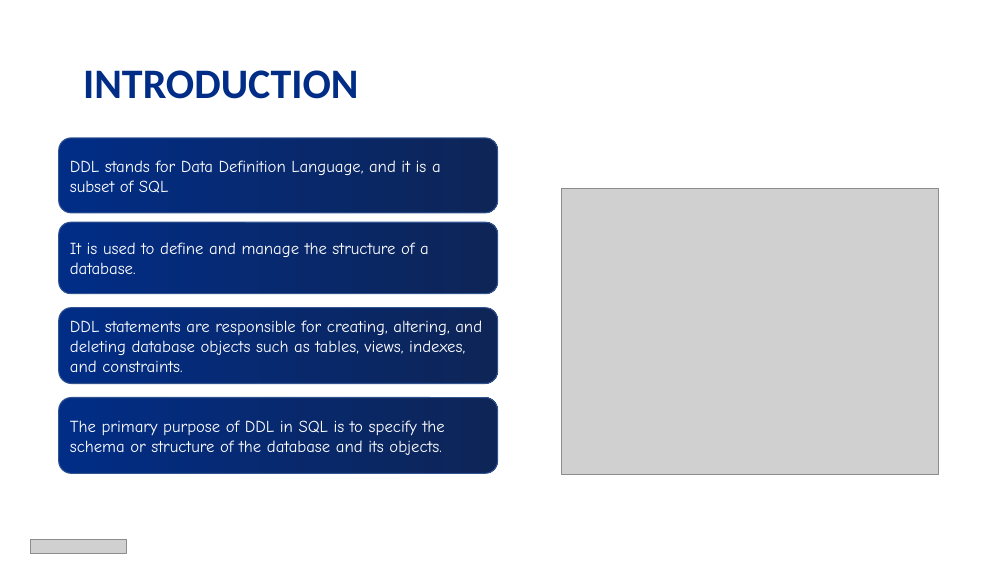
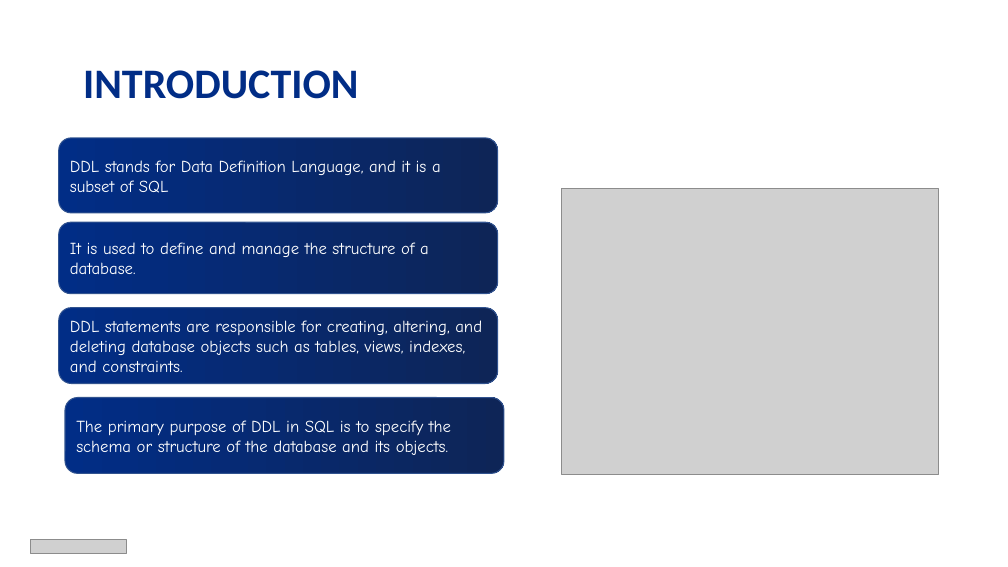
Before and after one commit to RaziyaShajeer/-ASP-Net-Core-.NetCore-SM-03, a slide deck: slide 2 of ASP.NetCore/Chapter 5/Presentation/DDL.pptx. Drawn at 1008x567 pixels with LibreOffice and Linux fonts; fonts in the diff are those of the drawing; grey boxes stand for pictures. Boxes give left, top, right and bottom in pixels: in the first picture for what was removed or moved away, otherwise in the second. Text is boxed around its words. In the diff, an @@ line names an element or a change of style, - is before the commit and + after.

```diff
--- a/ASP.NetCore/Chapter 5/Presentation/DDL.pptx
+++ b/ASP.NetCore/Chapter 5/Presentation/DDL.pptx
@@ rounded rectangle "The primary purpose of DDL ...": place and size @@
-rounded rectangle "The primary purpose of DDL ..." at <box>59,398,498,473</box>
+rounded rectangle "The primary purpose of DDL ..." at <box>65,398,504,473</box>
```
Also in this commit, not shown: 1 other file.
